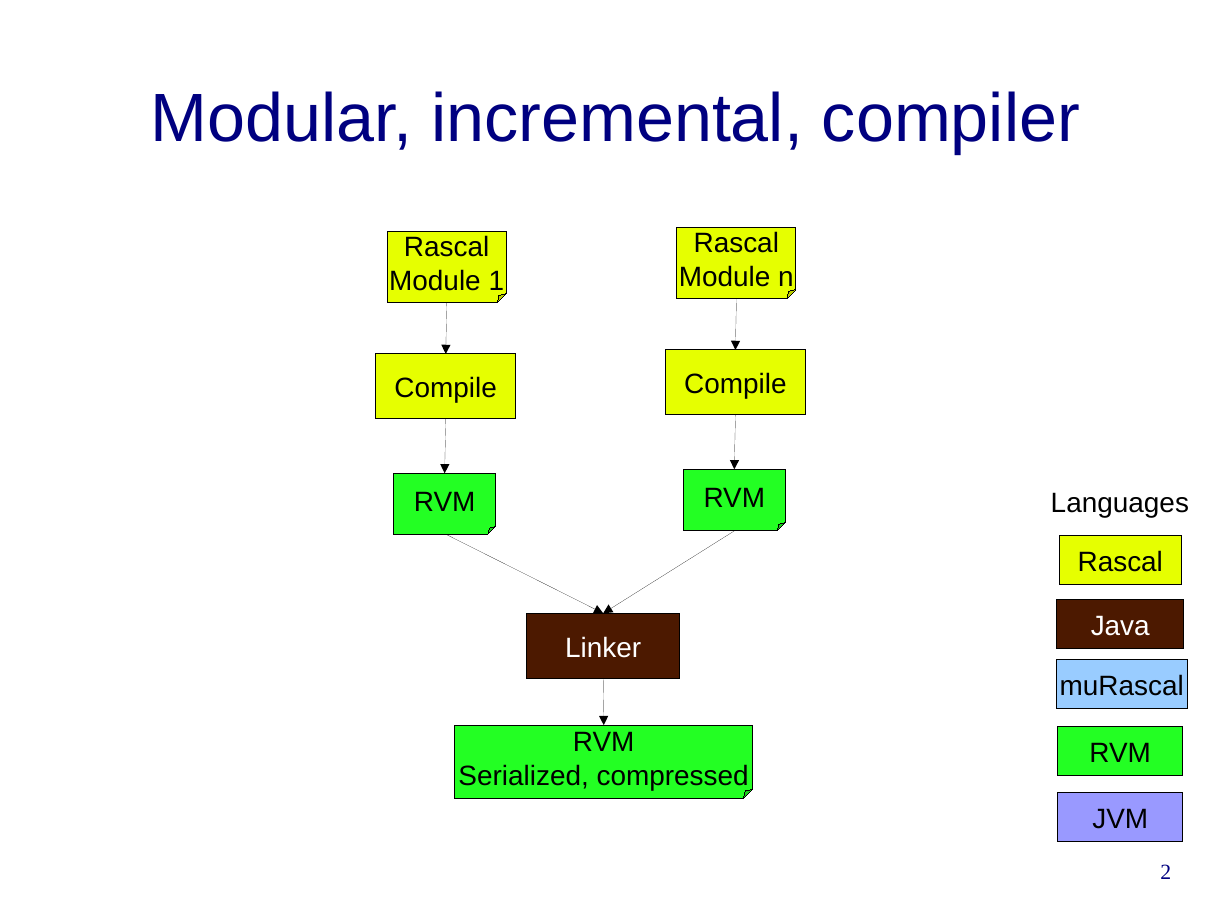
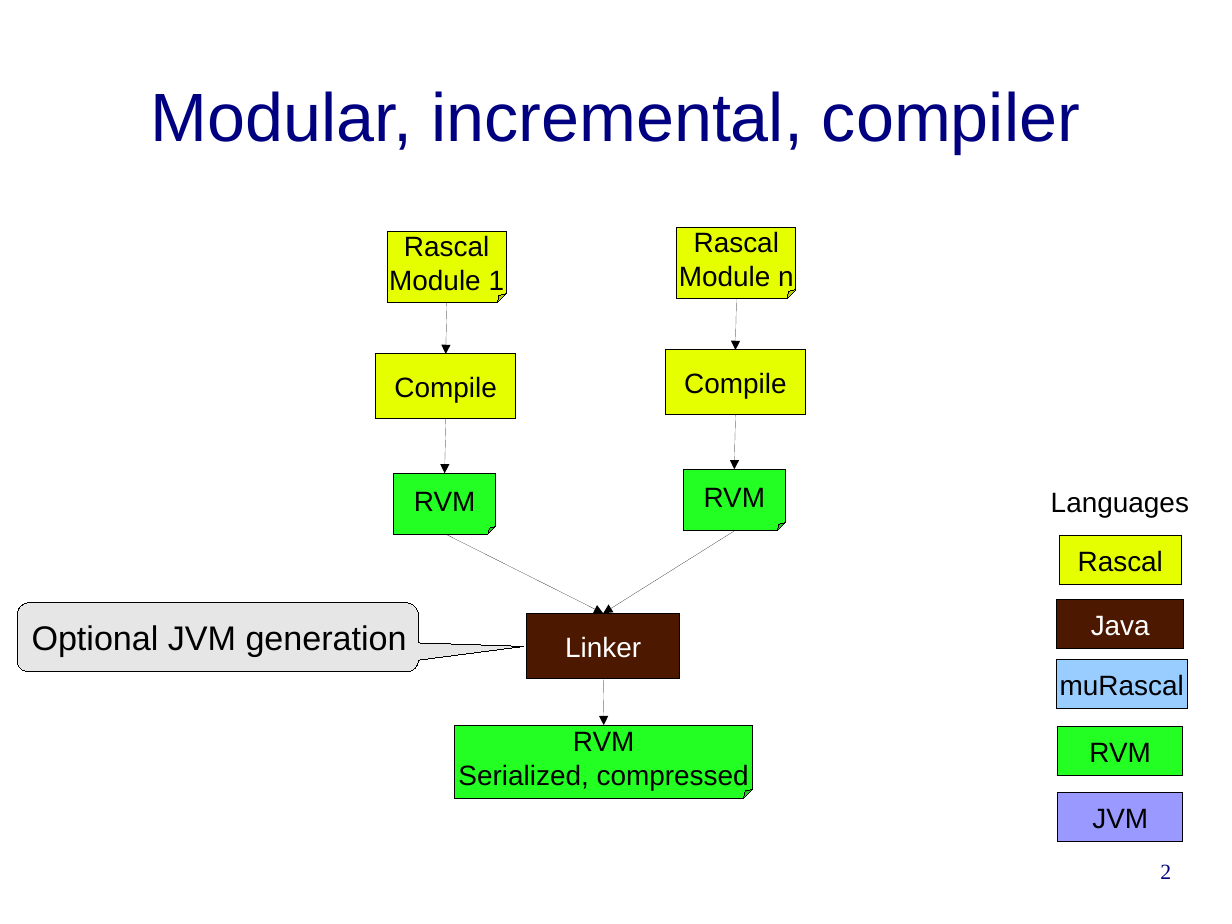
Before and after one commit to cwi-swat/rascal-course-pldi-2015, a slide deck: slide 2 of presentations/Rascal-compiler.odp. Drawn at 1232x924 pixels with LibreOffice and Linux fonts; fonts in the diff are those of the drawing; background and template pictures are left out. Boxes give left, top, right and bottom in pixels: in the first picture for what was removed or moved away, otherwise in the second. Text is boxed around its words. In the diff, an @@ line names an element or a change of style, - is before the commit and + after.

```diff
--- a/presentations/Rascal-compiler.odp
+++ b/presentations/Rascal-compiler.odp
@@ rounded speech box added at <box>17,603,418,672</box>, fill #E6E6E6, outline #000000 0 pt, 22 pt, text #000000 @@
+Optional JVM generation
```
Also in this commit, not shown: 2 other slides changed, 1 other file.
